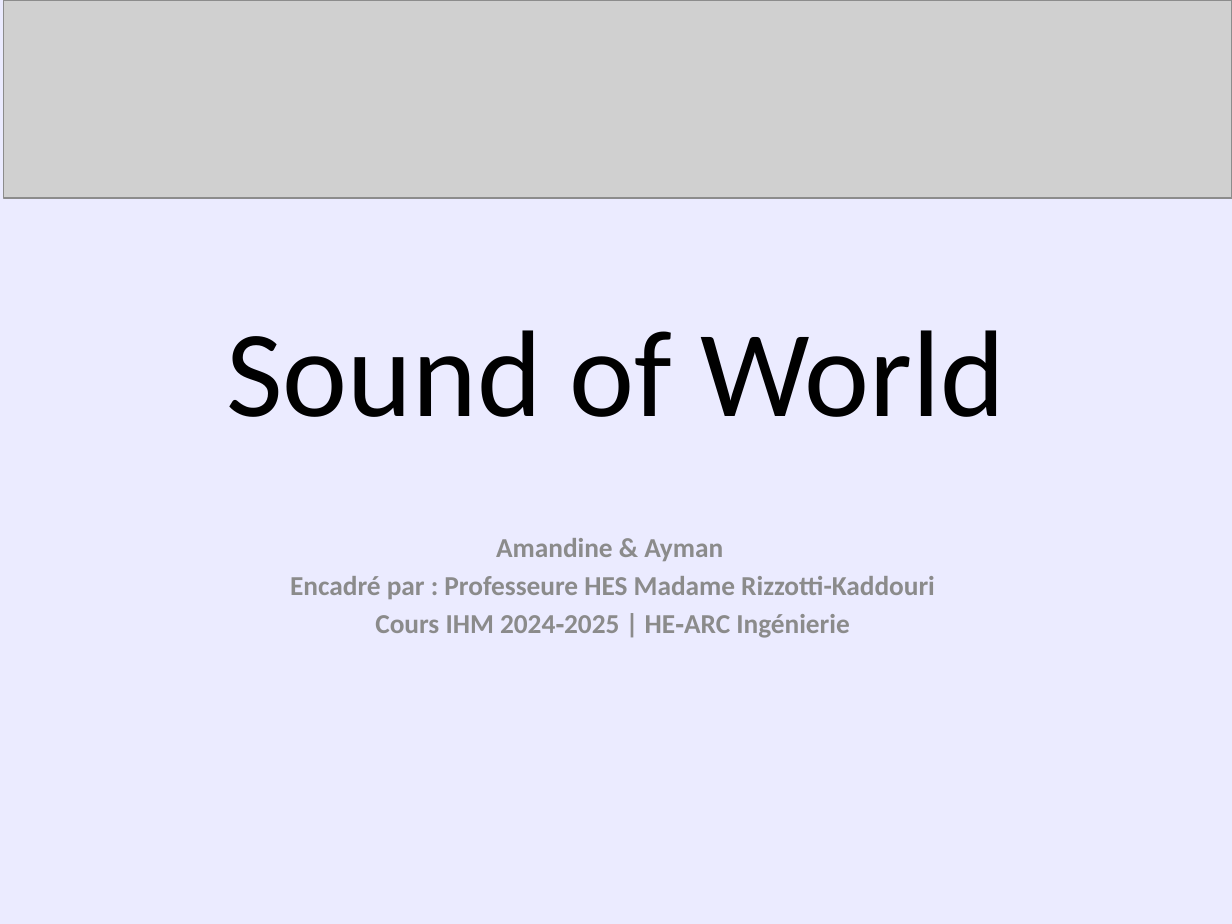
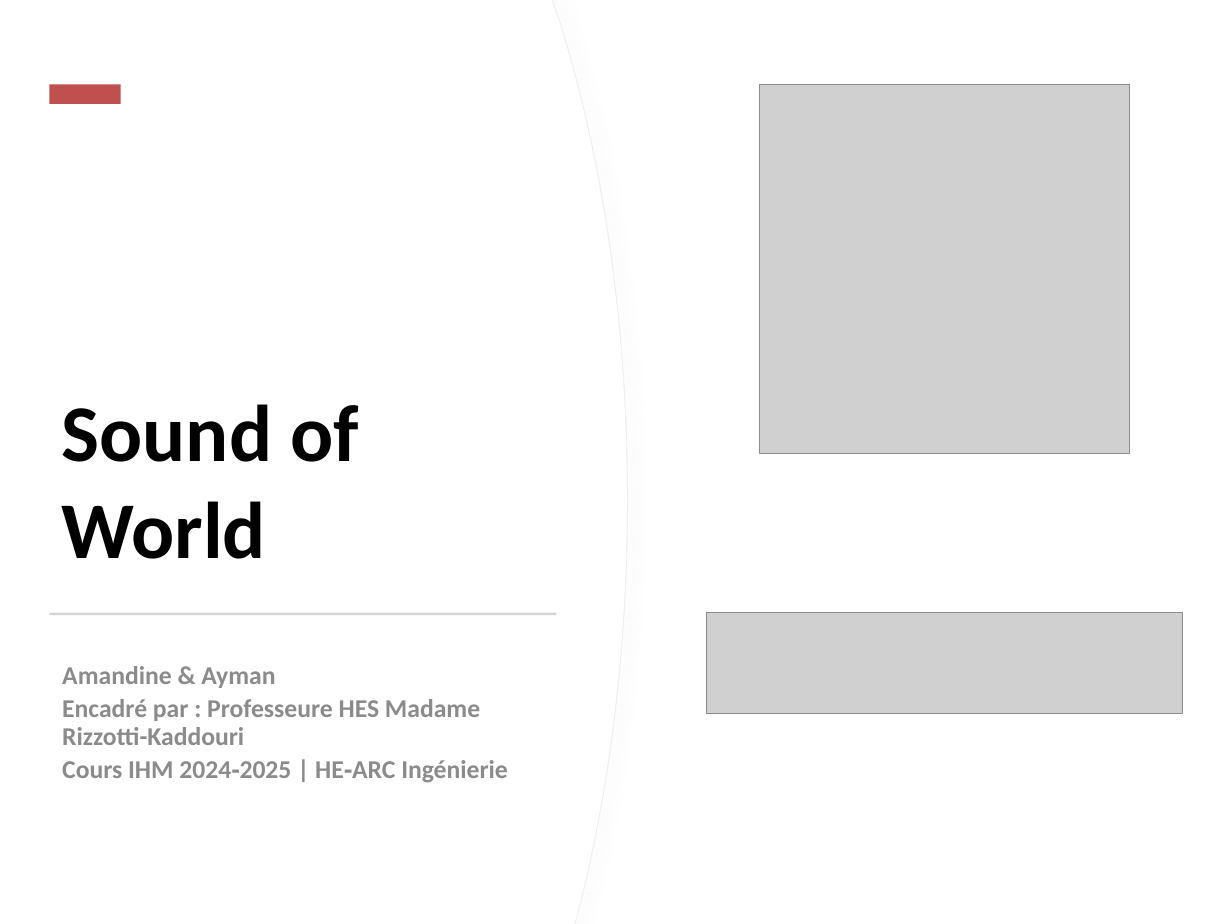
Before and after one commit to Bobyte5923/SoundOfWorld, a slide deck: slide 1 of SoundOfWorld.pptx. Drawn at 1232x924 pixels with LibreOffice and Linux fonts; fonts in the diff are those of the drawing; grey boxes stand for pictures. Boxes give left, top, right and bottom in pixels: in the first picture for what was removed or moved away, otherwise in the second. Text is boxed around its words. In the diff, an @@ line names an element or a change of style, - is before the commit and + after.

Commit message:
ppt v3

```diff
--- a/SoundOfWorld.pptx
+++ b/SoundOfWorld.pptx
@@ background #EBEBFF to #FFFFFF @@
@@ freeform shape added at (x1=0, y1=0, x2=627, y2=924), fill #FFFFFF, outline #EFEFEF 0.75 pt @@
@@ freeform shape added at (x1=0, y1=0, x2=627, y2=924), fill #FFFFFF @@
@@ rectangle added at (x1=49, y1=85, x2=121, y2=105), fill #C0504D @@
@@ picture added at (x1=760, y1=84, x2=1130, y2=453) @@
@@ title "Sound of World" moved from (x1=226, y1=330, x2=1005, y2=417) to (x1=62, y1=404, x2=359, y2=559) @@
@@ title "Sound of World" at (x1=62, y1=404, x2=359, y2=559): size 72 to 47 pt, bold on; alignment centre to left; vertical alignment middle to bottom @@
@@ rectangle added at (x1=49, y1=612, x2=557, y2=615), fill #D5D5D5 @@
@@ picture resized from (x1=4, y1=0, x2=1232, y2=198) to (x1=707, y1=612, x2=1183, y2=713) @@
@@ subtitle "Amandine & Ayman" moved from (x1=290, y1=538, x2=935, y2=638) to (x1=62, y1=666, x2=508, y2=782) @@
@@ subtitle "Amandine & Ayman" at (x1=62, y1=666, x2=508, y2=782): size 16 to 15 pt; alignment centre to left; line spacing 1 to 0.9 @@
```
Also in this commit, not shown: 10 other slides changed, 1 other file.
